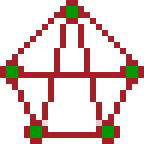
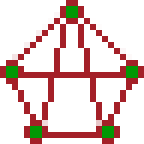
The second 144px x 144px image is a revision of the first. Changes to its layers:
painted on "k5" over [12, 12, 132, 60]
